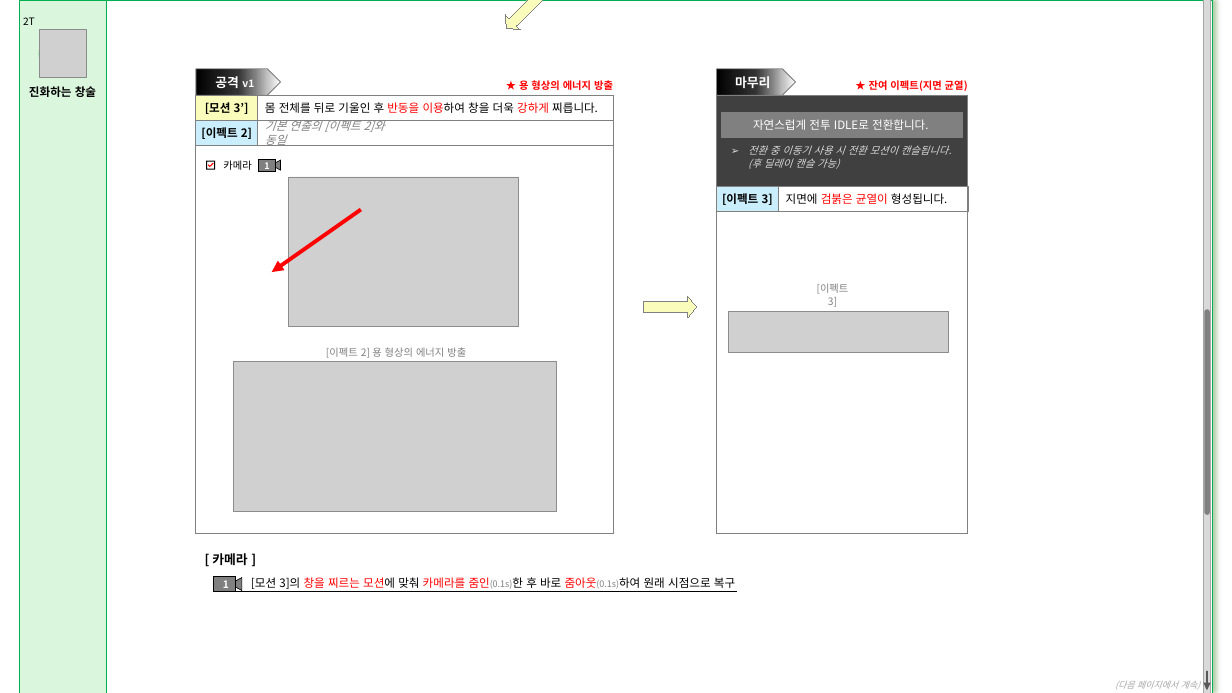
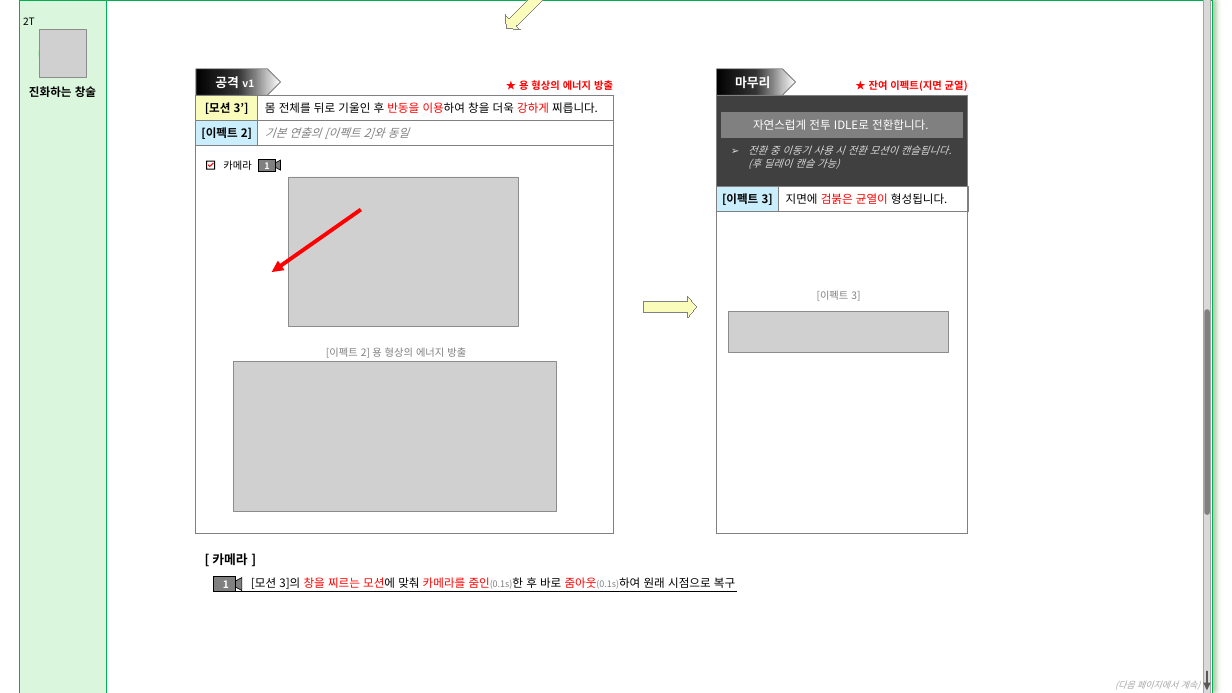
Before and after one commit to hjs0913/GameDesign, a slide deck: slide 7 of 로스트아크/창술사 역기획/스킬/[집중 스킬] 적룡포.pptx. Drawn at 1232x693 pixels with LibreOffice and Linux fonts; fonts in the diff are those of the drawing; grey boxes stand for pictures. Boxes give left, top, right and bottom in pixels: in the first picture for what was removed or moved away, otherwise in the second. Text is boxed around its words. In the diff, an @@ line names an element or a change of style, - is before the commit and + after.

```diff
--- a/로스트아크/창술사 역기획/스킬/[집중 스킬] 적룡포.pptx
+++ b/로스트아크/창술사 역기획/스킬/[집중 스킬] 적룡포.pptx
@@ text "기본 연출의 [이펙트 2]와 동일" rewrapped from (265, 120, 385, 146) to (265, 127, 409, 139) @@
@@ text "[이펙트 3]" rewrapped from (817, 283, 849, 307) to (817, 290, 860, 301) @@
```
Also in this commit, not shown: 2 other slides changed, 1 other file.
